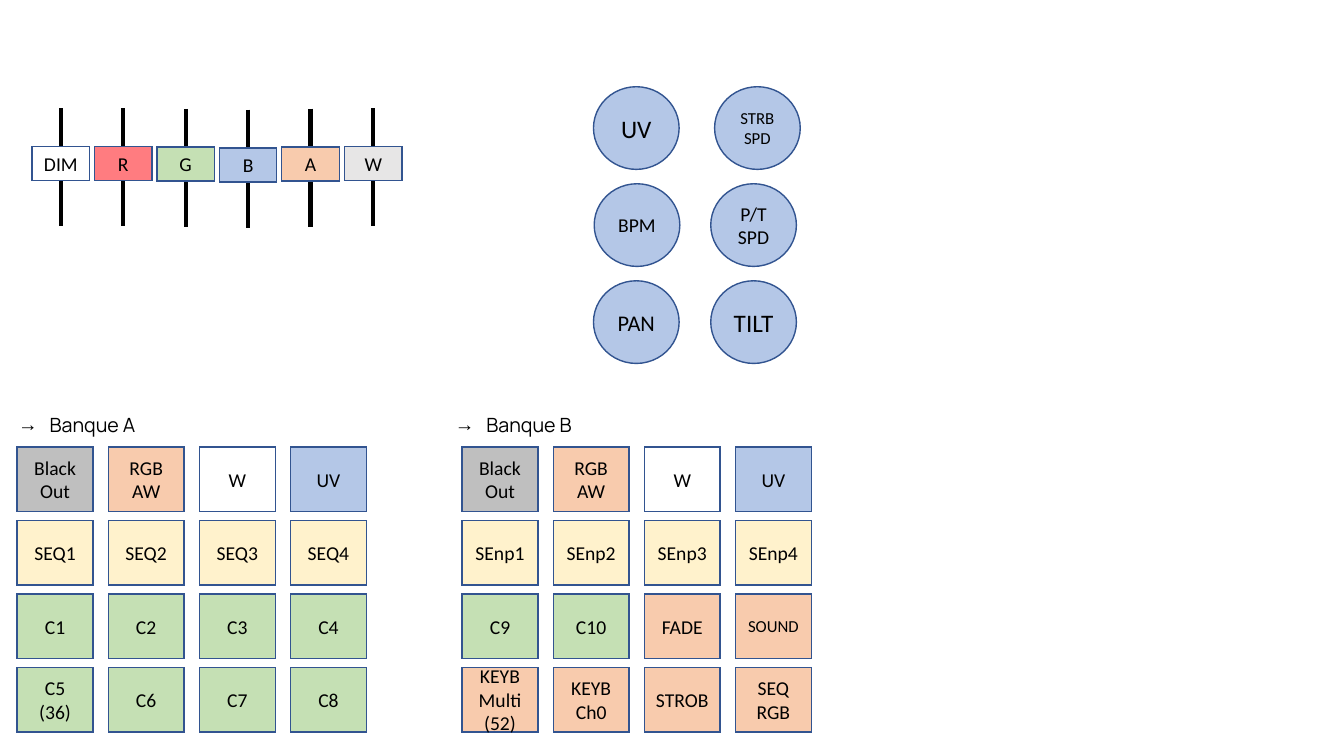
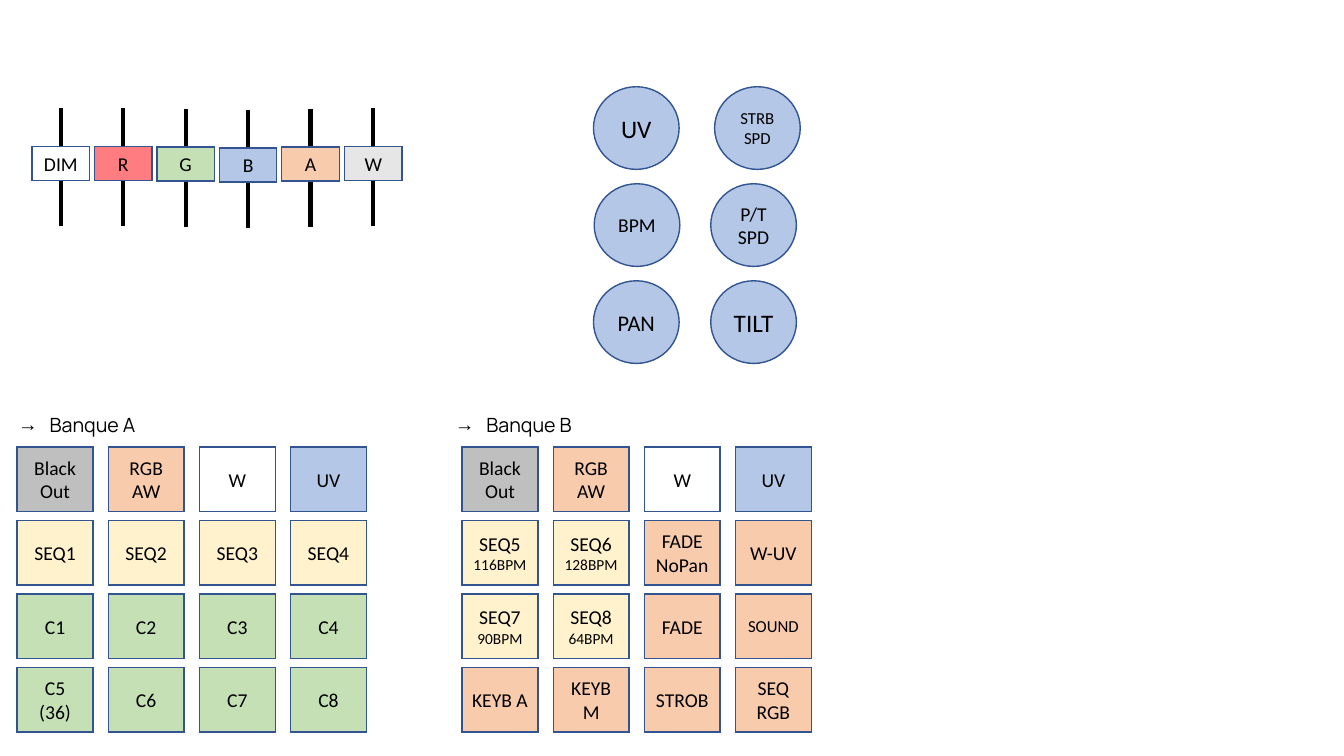
Before and after one commit to jvillemejane/MBED_Studio_Projects, a slide deck: slide 1 of Villou_MIDI_TO_DMX_vAnniv/doc/Config1.pptx. Drawn at 1344x756 pixels with LibreOffice and Linux fonts; fonts in the diff are those of the drawing. Boxes give left, top, right and bottom in pixels: in the first picture for what was removed or moved away, otherwise in the second. Text is boxed around its words. In the diff, an @@ line names an element or a change of style, - is before the commit and + after.

```diff
--- a/Villou_MIDI_TO_DMX_vAnniv/doc/Config1.pptx
+++ b/Villou_MIDI_TO_DMX_vAnniv/doc/Config1.pptx
@@ text in rectangle at [479, 538, 520, 554]: text changed; size 14 to 11 pt @@
-SEnp1
+SEQ5
+116BPM
@@ text in rectangle at [570, 537, 611, 554]: text changed; size 14 to 11 pt @@
-SEnp2
+SEQ6
+128BPM
@@ rectangle "FADE" at [644, 520, 720, 585]: fill #FFF2CC to #F8CBAD @@
@@ text in rectangle at [656, 535, 708, 572]: text changed @@
-SEnp3
+FADE
+NoPan
@@ rectangle "W-UV" at [736, 520, 812, 585]: fill #FFF2CC to #F8CBAD @@
@@ text in rectangle at [750, 547, 796, 560]: text changed @@
-SEnp4
+W-UV
@@ rectangle "SEQ7" at [462, 594, 537, 658]: fill #C5E0B4 to #FFF2CC @@
@@ rectangle "SEQ8" at [554, 594, 629, 658]: fill #C5E0B4 to #FFF2CC @@
@@ text in rectangle at [477, 611, 522, 644]: text changed; size 14 to 11 pt @@
-C9
+SEQ7
+90BPM
@@ text in rectangle at [569, 610, 614, 644]: text changed; size 14 to 11 pt @@
-C10
+SEQ8
+64BPM
@@ text in rectangle at [571, 682, 611, 719]: text changed @@
-KEYB
-Ch0
+KEYB
+M
@@ text in rectangle at [472, 694, 527, 707]: text changed @@
-KEYB
-Multi
-(52)
+KEYB A
```
